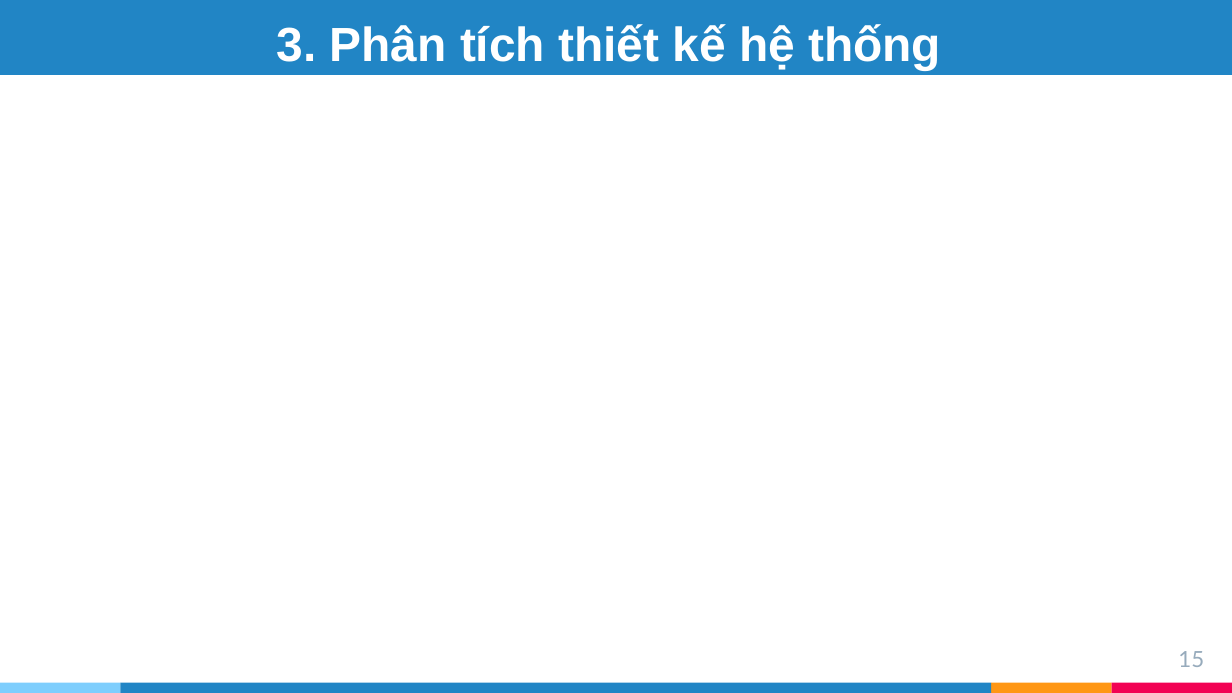
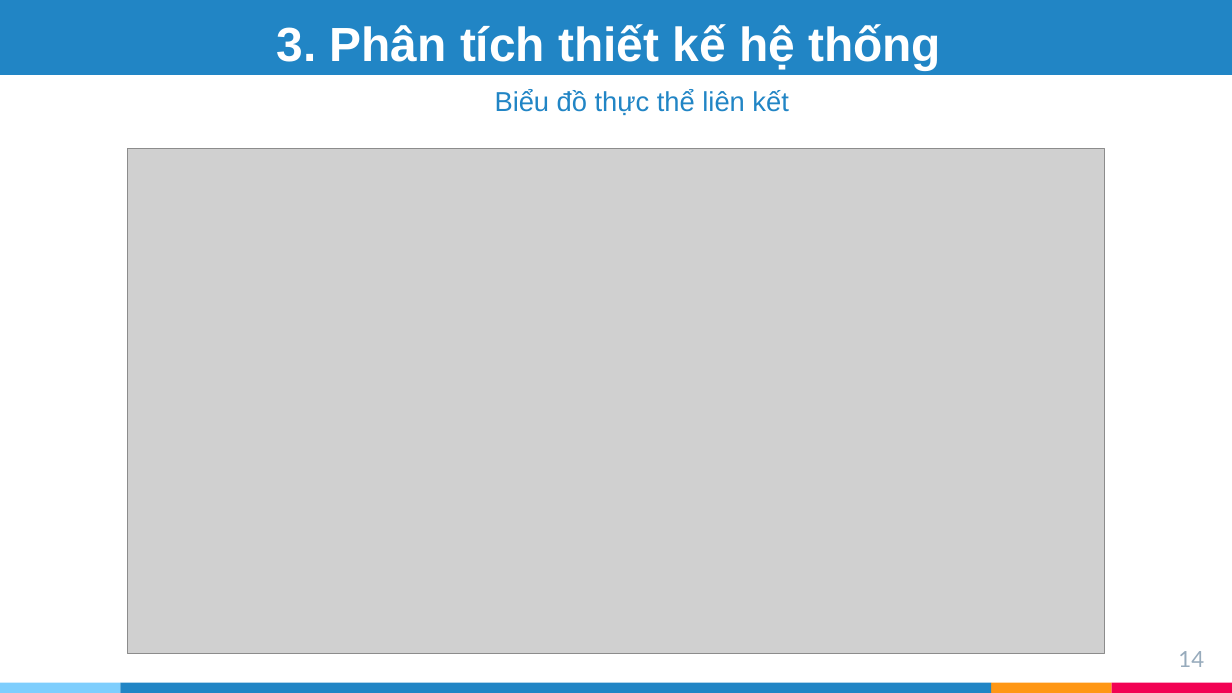
Before and after one commit to tranphuongthao2405/finalproject, a slide deck: slide 14 of report/slide ĐATN - Trần Phương Thảo - 20173383.pptx (slide 15 before the commit). Drawn at 1232x693 pixels with LibreOffice and Linux fonts; fonts in the diff are those of the drawing; grey boxes stand for pictures. Boxes give left, top, right and bottom in pixels: in the first picture for what was removed or moved away, otherwise in the second. Text is boxed around its words. In the diff, an @@ line names an element or a change of style, - is before the commit and + after.

```diff
--- a/report/slide ĐATN - Trần Phương Thảo - 20173383.pptx
+++ b/report/slide ĐATN - Trần Phương Thảo - 20173383.pptx
@@ text added at (495, 90, 788, 115), 16 pt, text #2185C5 @@
+Biểu đồ thực thể liên kết
@@ picture added at (127, 148, 1104, 653) @@
@@ page number at (1178, 651, 1204, 667): text changed @@
-15
+14
```
Also in this commit, not shown: 3 other slides changed, 5 slides added, 2 slides removed, 3 other files.
